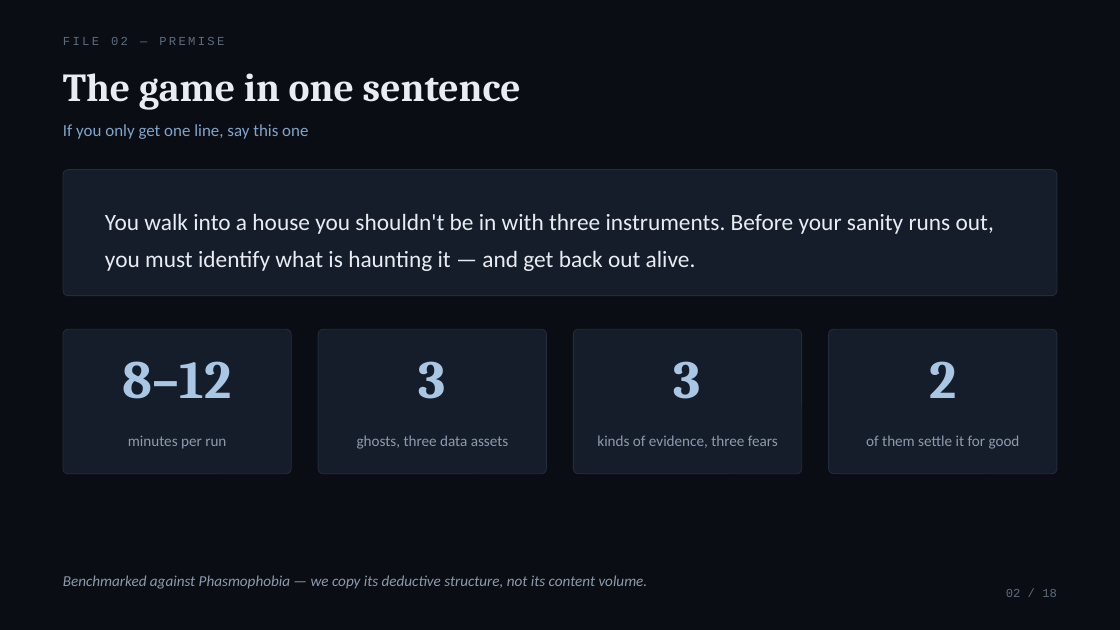
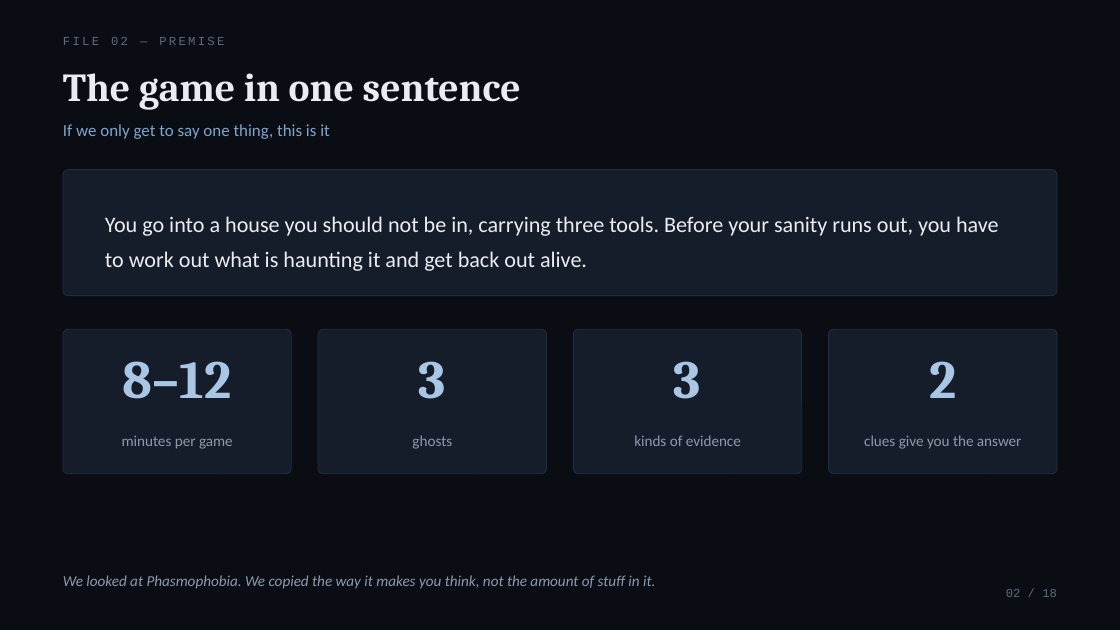
Before and after one commit to chyh106504480-byte/RESIDUUM, a slide deck: slide 2 of Docs/decks/RESIDUUM_Final_EN.pptx. Drawn at 1120x630 pixels with LibreOffice and Linux fonts; fonts in the diff are those of the drawing. Boxes give left, top, right and bottom in pixels: in the first picture for what was removed or moved away, otherwise in the second. Text is boxed around its words. In the diff, an @@ line names an element or a change of style, - is before the commit and + after.

Commit message:
assets+docs: 导入手印贴图，更新演示讲稿，新增 T41 任务包

```diff
--- a/Docs/decks/RESIDUUM_Final_EN.pptx
+++ b/Docs/decks/RESIDUUM_Final_EN.pptx
@@ text at <box>63,124,330,139</box>: text changed @@
-If you only get one line, say this one
+If we only get to say one thing, this is it
@@ text at <box>105,216,999,271</box>: text changed; size 20 to 19 pt @@
-You walk into a house you shouldn't be in with three instruments. Before your sanity runs out, you must identify what is haunting it — and get back out alive.
+You go into a house you should not be in, carrying three tools. Before your sanity runs out, you have to work out what is haunting it and get back out alive.
@@ text at <box>122,435,233,449</box>: text changed @@
-minutes per run
+minutes per game
@@ text at <box>412,435,452,449</box>: text changed @@
-ghosts, three data assets
+ghosts
@@ text at <box>634,435,741,446</box>: text changed @@
-kinds of evidence, three fears
+kinds of evidence
@@ text at <box>864,435,1022,449</box>: text changed @@
-of them settle it for good
+clues give you the answer
@@ text at <box>63,575,655,589</box>: text changed @@
-Benchmarked against Phasmophobia — we copy its deductive structure, not its content volume.
+We looked at Phasmophobia. We copied the way it makes you think, not the amount of stuff in it.
```
Also in this commit, not shown: 17 other slides changed, 6 other files.
